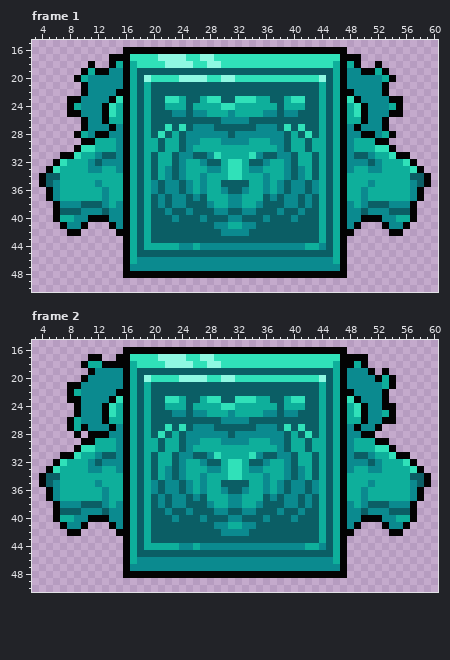
One commit to this pixel-art file: graphics/push_block.aseprite. That is the earlier state.
64x64 pixels, 2 frames. Shown: frame 1: x 3..60, y 15..50; frame 2: x 3..60, y 15..50.
Once edited:
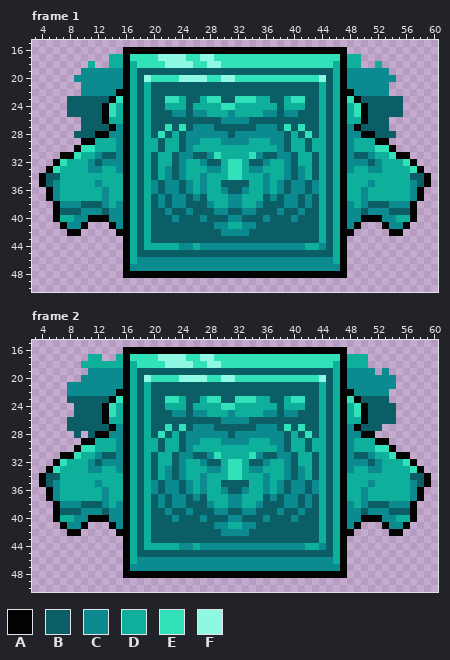
Palette (. is transparent): A #030303  B #0b5e65  C #0b8a8f  D #0eaf9b  E #30e1b9  F #8ff8e2
Message: 06252025 Added PushBlockMini and refactored state code
Change:
Frame 1, layer "Layer 2":
y 17: x 14..15 AA -> DD; x 48..49 AA -> DD
y 18: x 11 A -> D; x 14 A -> D; x 49 A -> D; x 52 A -> D
y 19: x 10..13 ADAA -> CCCC; x 50..53 AADA -> CCCC
y 20: x 9..10 AD -> CC; x 53..54 DA -> CC
y 21..22: x 10 A -> C; x 53 A -> C
y 23: x 8..13 AACCCC -> BBBBBB; x 50..55 CCCCAA -> BBBBBB
y 24: x 8..12 ADCCC -> BBBBB; x 51..55 CCCDA -> BBBBB
y 25: x 8..12 AACCC -> BBBBB; x 51..55 CCCAA -> BBBBB
y 26: x 10..12 ACC -> BBB; x 51..53 CCA -> BBB
y 27: x 10..13 ACCC -> BBBB; x 50..53 CCCA -> BBBB
y 28: x 9..11 ADC -> BBB; x 52..54 CDA -> BBB
Frame 2, layer "Layer 2":
y 17: x 11..12 AA -> DD; x 15 A -> D; x 48..50 AAA -> DDD
y 18: x 10 A -> D; x 13..15 AAA -> DDD; x 48 A -> D; x 50 A -> D
y 19: x 11 A -> C; x 51 A -> C; x 53 A -> C
y 20: x 10 A -> C; x 52..54 ADA -> CCC
y 21: x 8..9 AA -> CC; x 53..54 DA -> CC
y 22: x 8..9 AD -> CC; x 53 A -> C
y 23: x 8..13 AACCCC -> BBBBBB; x 50..53 CCCA -> BBBB
y 24: x 9..12 ACCC -> BBBB; x 51..54 CCAA -> BBBB
y 25: x 9..12 ACCC -> BBBB; x 51..54 CCDA -> BBBB
y 26: x 8..12 ADCCC -> BBBBB; x 51..54 CCAA -> BBBB
y 27: x 8..13 ADACCC -> BBBBBB; x 50..52 CCA -> BBB
y 28: x 9 A -> B; x 11 A -> B
